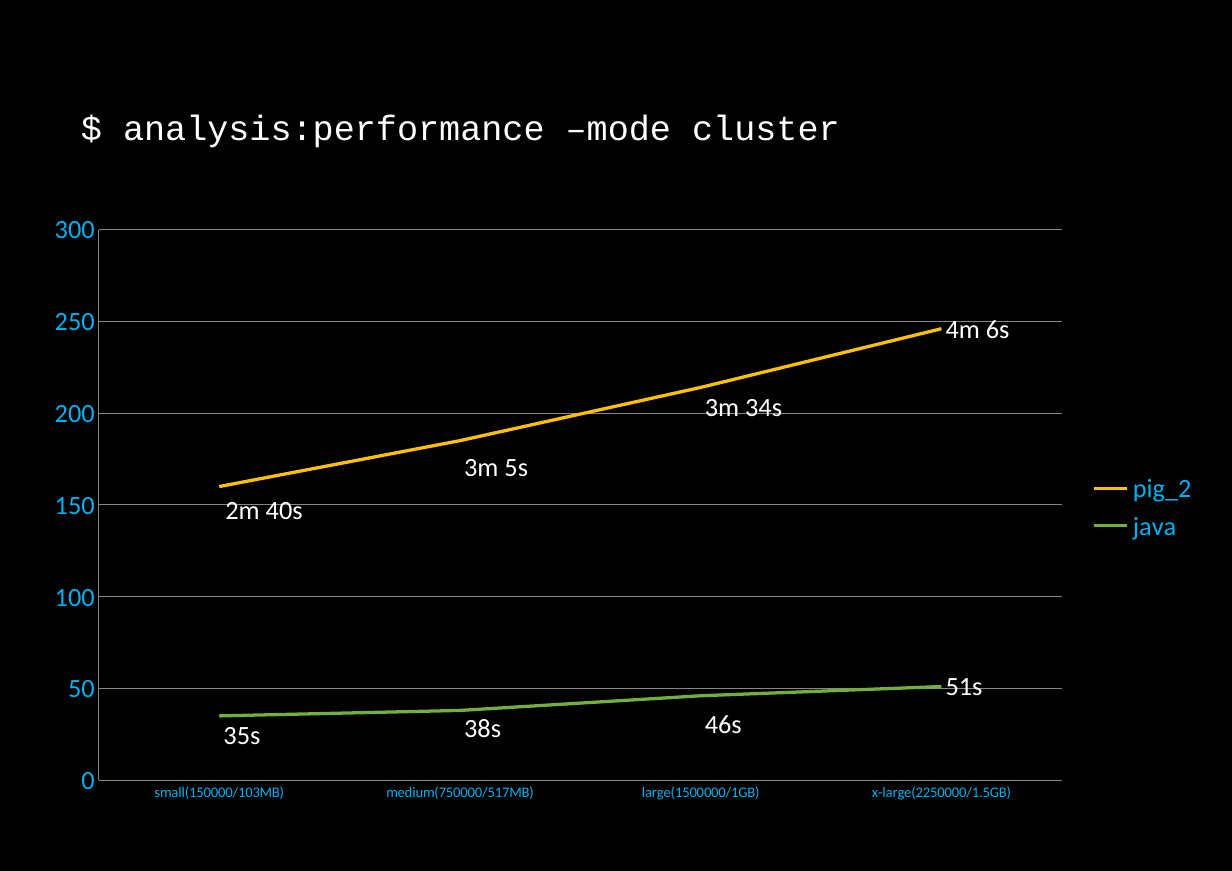
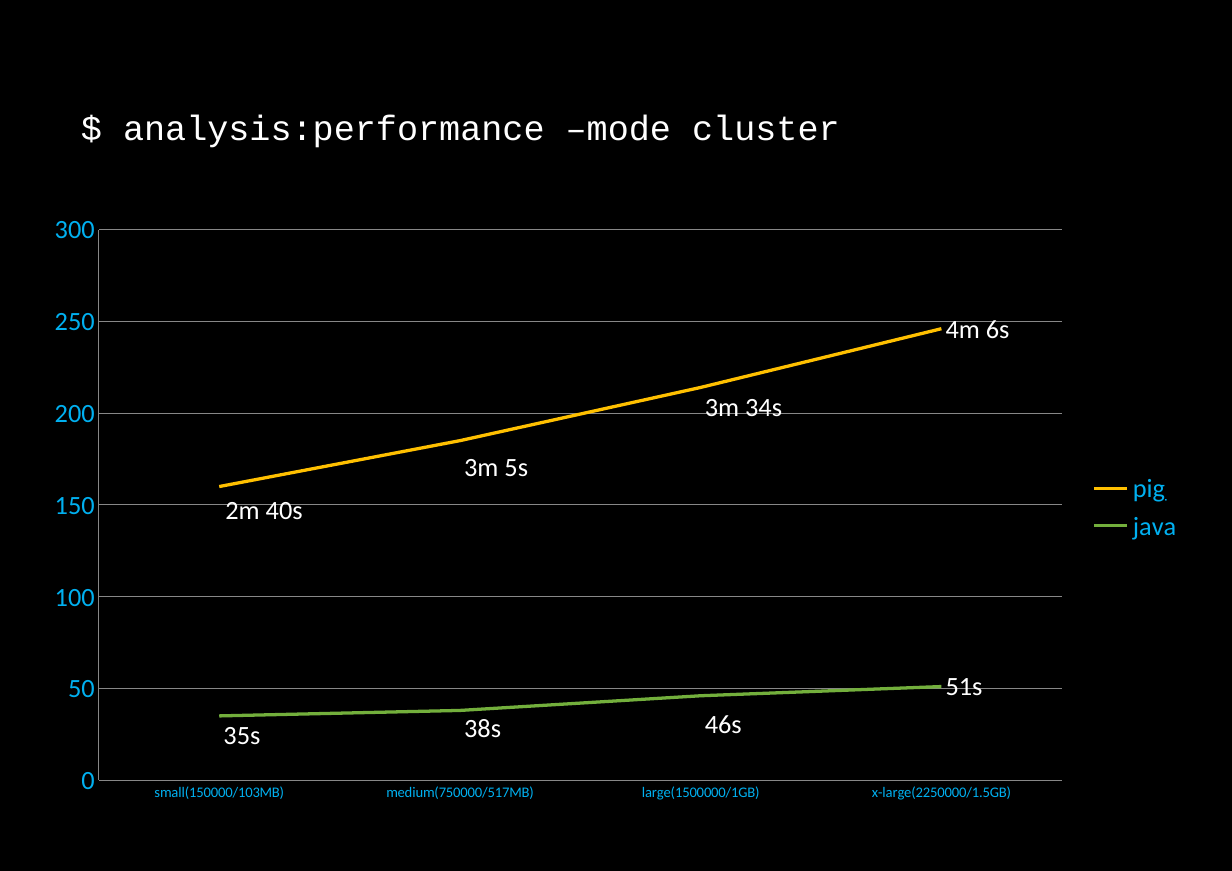
Before and after one commit to dzamurovic/coding-serbia-2014, a slide deck: slide 47 of coding-serbia.pptx. Drawn at 1232x871 pixels with LibreOffice and Linux fonts; fonts in the diff are those of the drawing. Boxes give left, top, right and bottom in pixels: in the first picture for what was removed or moved away, otherwise in the second. Text is boxed around its words. In the diff, an @@ line names an element or a change of style, - is before the commit and + after.

```diff
--- a/coding-serbia.pptx
+++ b/coding-serbia.pptx
@@ rectangle added at <box>1167,477,1197,503</box>, fill #000000 @@
```
Also in this commit, not shown: 6 other slides changed, 1 slide removed.
